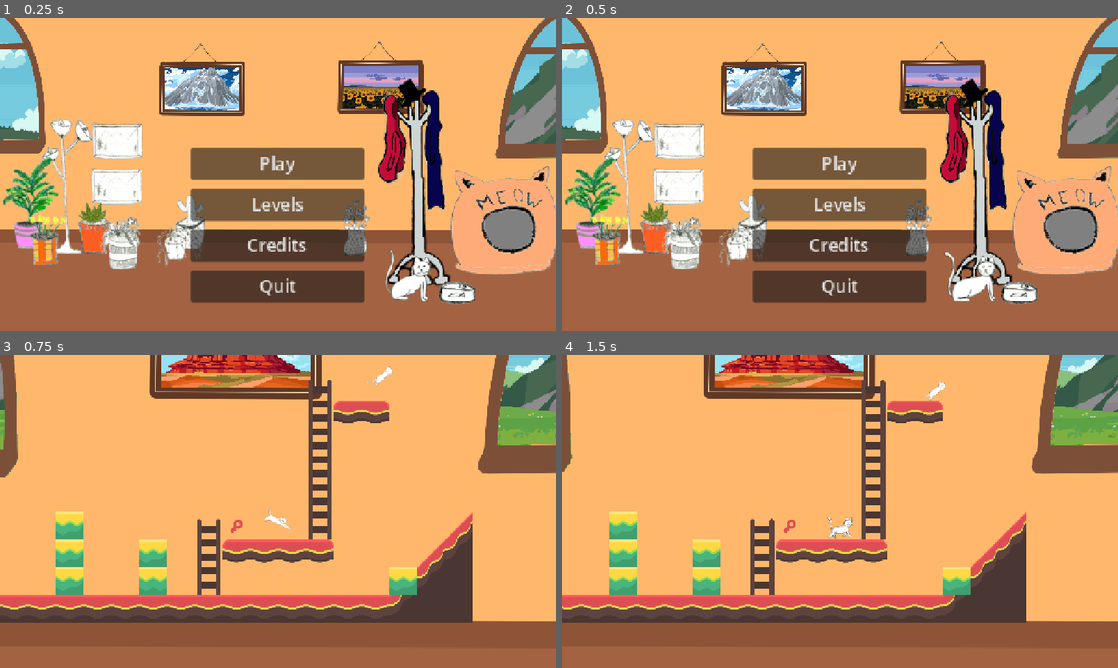
Above: before the commit, frames 1-4 (two rows, left to right).
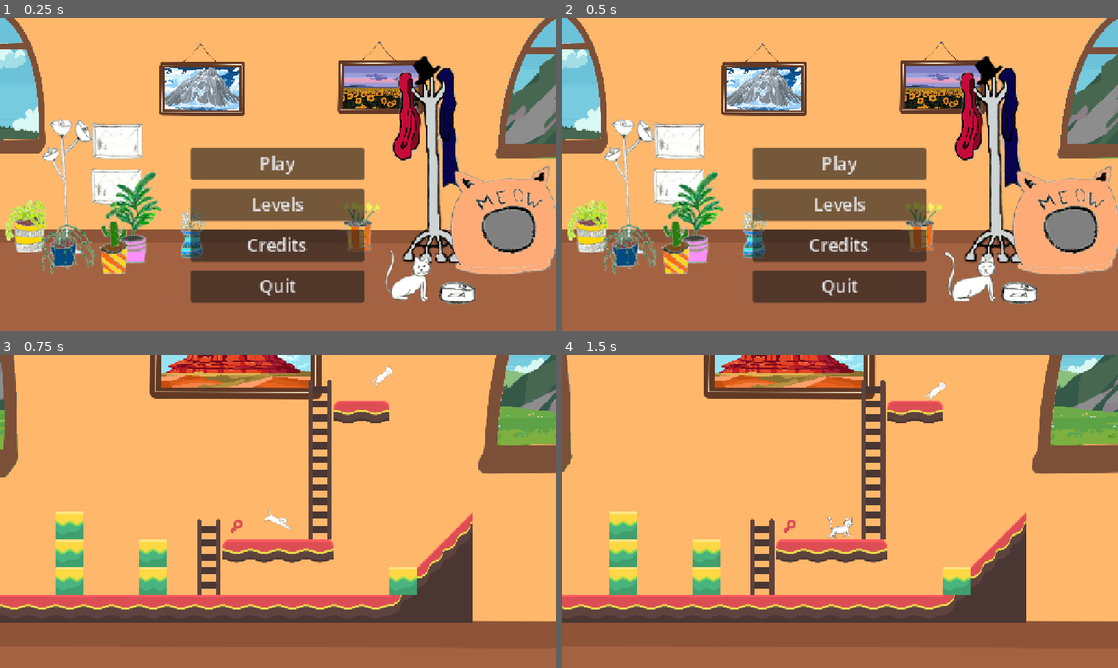
Above: after the commit, the same moments.

Repository: Fantasiel/GameJam25
Game: Godot game, scene res://scenes/menu.tscn
The game is run twice, just before and just after one commit, with the same random seed, the same clock (stepped at 60 frames per second) and the same inputs.
Inputs:
- Up to frame 1 (0.25 s): no input
- Up to frame 2 (0.5 s): no input
- Up to frame 3 (0.75 s): click "Play" at 0.5 s
- Up to frame 4 (1.5 s): hold Right (move_right) from 1.28 s (still down); tap Delete (die) at 1.35 s

The runs differ from the first frame. In frame 1, 13% of the frame differs, in the area x 0-83%, y 12-86%; in frame 2, 13%; in frame 3, nothing differs; in frame 4, nothing differs.

Commit message:
more colorful menu

Diff:
--- a/scenes/menu.tscn
+++ b/scenes/menu.tscn
@@ -7,14 +7,13 @@
 [ext_resource type="Texture2D" uid="uid://ddksu81cji61d" path="res://art/Furniture/CoatHanger.png" id="4_mhnvy"]
 [ext_resource type="Texture2D" uid="uid://b4x5pm81otpio" path="res://art/Furniture/Lamp.png" id="5_i42df"]
 [ext_resource type="Texture2D" uid="uid://eo5nq0si50l2" path="res://art/Furniture/Picture.png" id="6_7jp70"]
-[ext_resource type="Texture2D" uid="uid://csbwq2xvmn470" path="res://art/Furniture/Pant1.png" id="7_mxgkd"]
-[ext_resource type="Texture2D" uid="uid://bo0gahtvd3uj" path="res://art/Furniture/PlantSmall1.png" id="8_g6gyw"]
-[ext_resource type="Texture2D" uid="uid://ctvbifpmivj3p" path="res://art/Furniture/PlantSmall2.png" id="9_3dmrc"]
-[ext_resource type="Texture2D" uid="uid://b4muu3byabv8u" path="res://art/Furniture/PlantSmall3.png" id="10_81l6r"]
-[ext_resource type="Texture2D" uid="uid://cf6pg47d78rlu" path="res://art/Furniture/PlantSmall4.png" id="11_rsfmq"]
-[ext_resource type="Texture2D" uid="uid://b402fg7fxw8ie" path="res://art/Furniture/PlantSmall5.png" id="12_oi1it"]
+[ext_resource type="Texture2D" uid="uid://bdymqg6075ube" path="res://art/Furniture/Vases/Pant1.png" id="9_mxgkd"]
+[ext_resource type="Texture2D" uid="uid://et251y06xcg5" path="res://art/Furniture/Vases/PlantSmall1.png" id="10_g6gyw"]
+[ext_resource type="Texture2D" uid="uid://bc7y5rgpn1kl5" path="res://art/Furniture/Vases/PlantSmall3.png" id="11_3dmrc"]
+[ext_resource type="Texture2D" uid="uid://be1lio4h00tud" path="res://art/Furniture/Vases/PlantSmall4.png" id="12_81l6r"]
 [ext_resource type="Texture2D" uid="uid://cr6ivrjrf1srf" path="res://art/Furniture/TunaCan1.png" id="13_fy8yy"]
-[ext_resource type="Texture2D" uid="uid://dyxqjycfrohjn" path="res://art/Furniture/Vase.png" id="14_6wigr"]
+[ext_resource type="Texture2D" uid="uid://baehy2r781i22" path="res://art/Furniture/Vases/PlantSmall5.png" id="13_rsfmq"]
+[ext_resource type="Texture2D" uid="uid://bwhbyskqwubph" path="res://art/Furniture/Vases/Vase.png" id="14_oi1it"]
 [ext_resource type="Texture2D" uid="uid://b0c6brx6gr8jn" path="res://art/cat/Idle/Idle1.png" id="15_7jp70"]
 [ext_resource type="Texture2D" uid="uid://cxdmn4rd4bw5k" path="res://art/cat/Idle/Idle2.png" id="17_3dmrc"]
 
@@ -65,13 +64,13 @@
 
 [node name="Decoration" type="Node2D" parent="."]
 
+[node name="CoatHanger" type="Sprite2D" parent="Decoration"]
+position = Vector2(177, -21)
+texture = ExtResource("4_mhnvy")
+
 [node name="CatBed1" type="Sprite2D" parent="Decoration"]
 position = Vector2(260, 51)
 texture = ExtResource("4_4ytvr")
-
-[node name="CoatHanger" type="Sprite2D" parent="Decoration"]
-position = Vector2(160, 5)
-texture = ExtResource("4_mhnvy")
 
 [node name="Lamp" type="Sprite2D" parent="Decoration"]
 position = Vector2(-244, -5)
@@ -85,37 +84,33 @@
 position = Vector2(-185, -41)
 texture = ExtResource("6_7jp70")
 
-[node name="Pant1" type="Sprite2D" parent="Decoration"]
-position = Vector2(-285, 31)
-texture = ExtResource("7_mxgkd")
-
-[node name="PlantSmall2" type="Sprite2D" parent="Decoration"]
-position = Vector2(-266, 75)
-texture = ExtResource("8_g6gyw")
-
-[node name="PlantSmall3" type="Sprite2D" parent="Decoration"]
-position = Vector2(-210, 59)
-texture = ExtResource("9_3dmrc")
-
-[node name="PlantSmall4" type="Sprite2D" parent="Decoration"]
-position = Vector2(-180, 79)
-texture = ExtResource("10_81l6r")
-
-[node name="PlantSmall5" type="Sprite2D" parent="Decoration"]
-position = Vector2(-101, 54)
-texture = ExtResource("11_rsfmq")
-
-[node name="PlantSmall6" type="Sprite2D" parent="Decoration"]
-position = Vector2(-116, 79)
-texture = ExtResource("12_oi1it")
-
 [node name="TunaCan1" type="Sprite2D" parent="Decoration"]
 position = Vector2(206, 119)
 texture = ExtResource("13_fy8yy")
 
+[node name="Pant1" type="Sprite2D" parent="Decoration"]
+position = Vector2(-166, 48)
+texture = ExtResource("9_mxgkd")
+
+[node name="PlantSmall1" type="Sprite2D" parent="Decoration"]
+position = Vector2(95, 60)
+texture = ExtResource("10_g6gyw")
+
+[node name="PlantSmall3" type="Sprite2D" parent="Decoration"]
+position = Vector2(-288, 57)
+texture = ExtResource("11_3dmrc")
+
+[node name="PlantSmall4" type="Sprite2D" parent="Decoration"]
+position = Vector2(-188, 81)
+texture = ExtResource("12_81l6r")
+
+[node name="PlantSmall5" type="Sprite2D" parent="Decoration"]
+position = Vector2(-243, 81)
+texture = ExtResource("13_rsfmq")
+
 [node name="Vase" type="Sprite2D" parent="Decoration"]
-position = Vector2(89, 61)
-texture = ExtResource("14_6wigr")
+position = Vector2(-98, 64)
+texture = ExtResource("14_oi1it")
 
 [node name="GridContainer" type="GridContainer" parent="."]
 layout_mode = 1
Binary file removed: art/Furniture/Pant1.png
Not shown, removed: art/Furniture/Pant1.png.import
Binary file removed: art/Furniture/PlantSmall1.png
Not shown, removed: art/Furniture/PlantSmall1.png.import
Binary file removed: art/Furniture/PlantSmall2.png
Not shown, removed: art/Furniture/PlantSmall2.png.import
Binary file removed: art/Furniture/PlantSmall3.png
Not shown, removed: art/Furniture/PlantSmall3.png.import
Binary file removed: art/Furniture/PlantSmall4.png
Not shown, removed: art/Furniture/PlantSmall4.png.import
Binary file removed: art/Furniture/PlantSmall5.png
Not shown, removed: art/Furniture/PlantSmall5.png.import
(and 3 more such lines)
